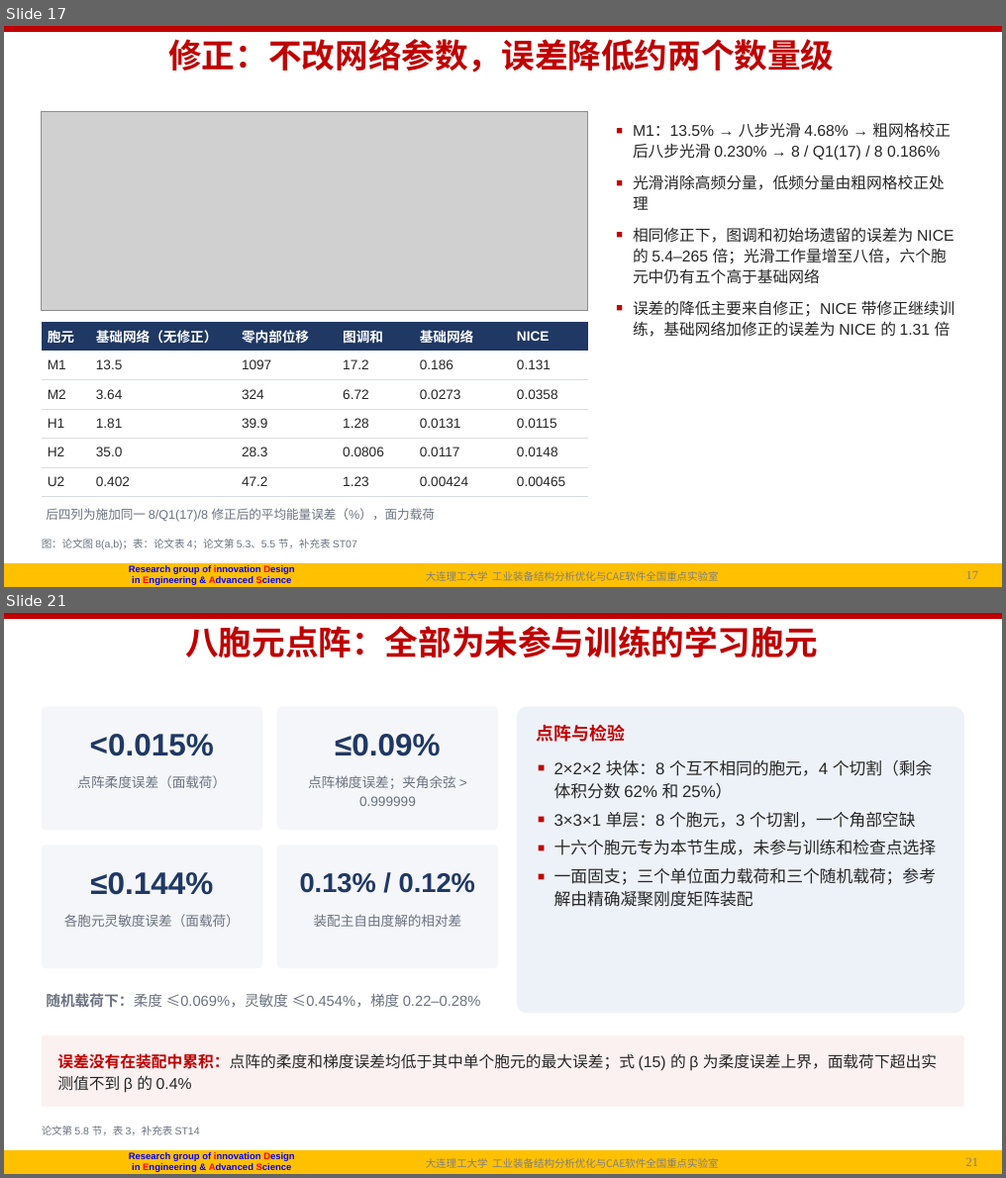
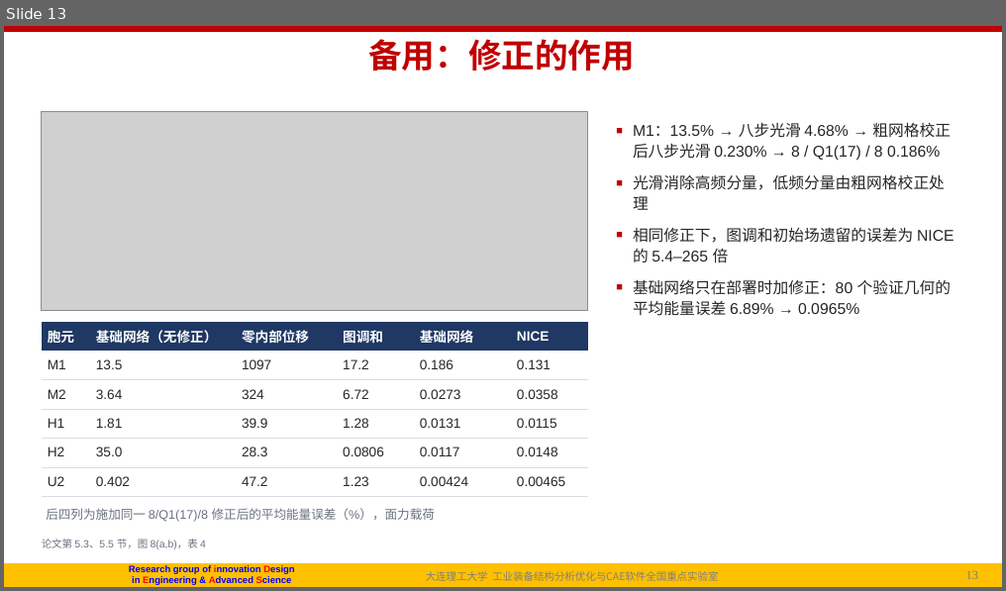
Before and after one commit to fanzhirui1004-source/curly-octo-goggles, a slide deck: docs/followup/talk/P1_NICE_组会汇报_20261014.pptx. Shown one above the other, each under a label of ours: slides 17 and 21 before the commit, slide 13 after it; the slides between them are not shown. The pictures are 1006x1178 and 1006x591 pixels, drawn with LibreOffice and Linux fonts; fonts in the diff are those of the drawing; grey boxes stand for pictures; background and template pictures are left out. Boxes give left, top, right and bottom in pixels: in the first picture for what was removed or moved away, otherwise in the second. Text is boxed around its words. In the diff, an @@ line names an element or a change of style, - is before the commit and + after.

```diff
--- a/docs/followup/talk/P1_NICE_组会汇报_20261014.pptx
+++ b/docs/followup/talk/P1_NICE_组会汇报_20261014.pptx
@@ slide 21 removed at [4,613,1002,1174], background #FFFFFF; not listed: 6 template elements that a slide beside it also shows @@
@@ title removed at [185,626,818,658] @@
-八胞元点阵：全部为未参与训练的学习胞元
@@ rounded rectangle removed at [42,707,262,830] @@
@@ rounded rectangle removed at [277,707,498,830] @@
@@ rounded rectangle removed at [517,707,964,1014] @@
@@ text removed at [536,724,624,742] @@
-点阵与检验
@@ text removed at [90,734,214,757] @@
-<0.015%
@@ text removed at [335,734,440,757] @@
-≤0.09%
@@ text removed at [554,761,936,907] @@
-■ 2×2×2 块体：8 个互不相同的胞元，4 个切割（剩余体积分数 62% 和 25%）
-■ 3×3×1 单层：8 个胞元，3 个切割，一个角部空缺
-■ 十六个胞元专为本节生成，未参与训练和检查点选择
-■ 一面固支；三个单位面力载荷和三个随机载荷；参考解由精确凝聚刚度矩阵装配
@@ text removed at [77,775,226,788] @@
-点阵柔度误差（面载荷）
@@ text removed at [308,775,456,806] @@
-点阵梯度误差；夹角余弦 > 0.999999
@@ rounded rectangle removed at [42,845,262,968] @@
@@ rounded rectangle removed at [277,845,498,968] @@
@@ text removed at [90,872,213,895] @@
-≤0.144%
@@ text removed at [300,873,475,893] @@
-0.13% / 0.12%
@@ text removed at [64,914,240,927] @@
-各胞元灵敏度误差（面载荷）
@@ text removed at [314,914,462,927] @@
-装配主自由度解的相对差
@@ text removed at [46,993,481,1008] @@
-随机载荷下：柔度 ≤0.069%，灵敏度 ≤0.454%，梯度 0.22–0.28%
@@ rounded rectangle removed at [42,1036,964,1107] @@
@@ text removed at [57,1054,937,1092] @@
-误差没有在装配中累积：点阵的柔度和梯度误差均低于其中单个胞元的最大误差；式 (15) 的 β 为柔度误差上界，面载荷下超出实测值不到 β 的 0.4%
@@ text removed at [42,1126,200,1136] @@
-论文第 5.8 节，表 3，补充表 ST14
@@ what was slide 17 is now slide 13 @@
@@ slide 13 changed as well @@
@@ title at [368,39,635,71]: text changed @@
-修正：不改网络参数，误差降低约两个数量级
+备用：修正的作用
@@ text at [633,228,954,316]: text changed @@
-■ 相同修正下，图调和初始场遗留的误差为 NICE 的 5.4–265 倍；光滑工作量增至八倍，六个胞元中仍有五个高于基础网络
-■ 误差的降低主要来自修正；NICE 带修正继续训练，基础网络加修正的误差为 NICE 的 1.31 倍
+■ 相同修正下，图调和初始场遗留的误差为 NICE 的 5.4–265 倍
+■ 基础网络只在部署时加修正：80 个验证几何的平均能量误差 6.89% → 0.0965%
@@ text at [42,539,206,550]: text changed @@
-图：论文图 8(a,b)；表：论文表 4；论文第 5.3、5.5 节，补充表 ST07
+论文第 5.3、5.5 节，图 8(a,b)，表 4
@@ page number at [961,570,995,579]: text changed @@
-17/31
+13/14
@@ page number at [966,570,979,579]: text changed @@
-17
+13
```
Also in this commit, not shown: 8 other slides changed, 4 slides added, 20 other slides removed, 1 other file.
